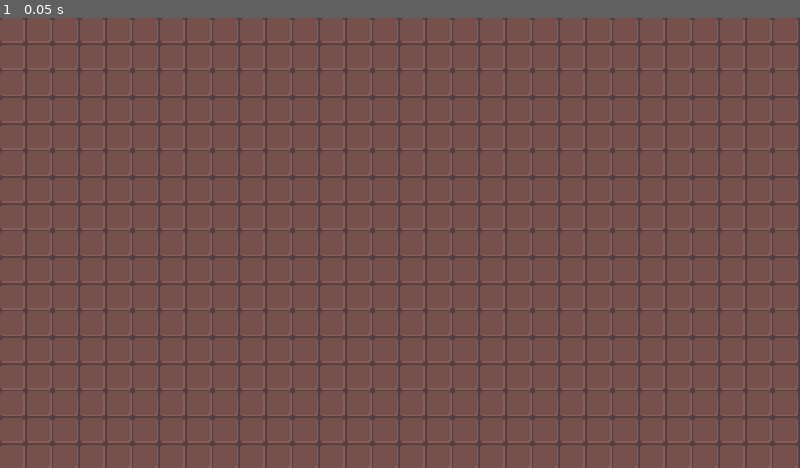
Above: before the commit, frame 1.
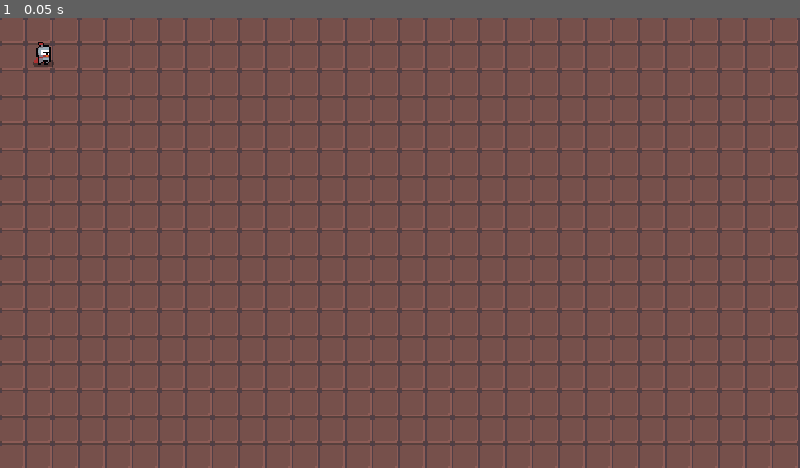
Above: after the commit, the same moment.

Repository: Lonelyguy123/First_game
Game: Godot game, scene res://Game.tscn
Same seed, same stepped clock (60 frames per second), same inputs: the game is played once before the commit and once after it.
Inputs:
- Up to frame 1 (0.05 s): no input

The runs differ from the first frame. In frame 1, 0.1% of the frame differs, in the area x 4-7%, y 5-11%.
Error after the commit: Parse Error: Expected end of statement ("var"), got ':' instead. (res://Characters/FSM.gd:6)

Commit message:
added movement script

Diff:
--- /dev/null
+++ b/Characters/Player/FiniteStateMachine.gd
@@ -0,0 +1,29 @@
+extends FiniteStateMachine
+
+func _init() -> void:
+	_add_state("idle")
+	_add_state("move")
+
+func _ready() -> void:
+	set_state(states.idle)
+
+func _state_logic(_delta: float) -> void:
+	parent.get_input()
+	parent.move()
+
+func _get_transition() -> int:
+	match state:
+		states.idle:
+			if parent.velocity.length() > 10:
+				return states.move
+		states.move:
+			if parent.velocity.length() < 10:
+				return states.idle
+	return -1
+
+func _enter_state(_previous_state: int, new_state: int) -> void:
+	match new_state:
+		states.idle:
+			animation_player.play("idle")
+		states.move:
+			animation_player.play("move")
--- /dev/null
+++ b/Characters/Player/Player.gd
@@ -0,0 +1,20 @@
+extends Character
+
+func _process(_delta: float) -> void:
+	var mouse_direction: Vector2 = ( get_global_mouse_position() - global_position).normalized()
+
+	if mouse_direction.x > 0 and animated_sprite.flip_h:
+		animated_sprite.flip_h = false
+	elif mouse_direction.x < 0 and not animated_sprite.flip_h:
+		animated_sprite.flip_h = true
+
+func get_input() -> void:
+	mov_direction = Vector2.ZERO
+	if Input.is_action_pressed("ui_down"):
+		mov.direction += Vector2.DOWN
+	if Input.is_action_pressed("ui_left"):
+		mov.direction += Vector2.LEFT
+	if Input.is_action_pressed("ui_right"):
+		mov.direction += Vector2.RIGHT
+	if Input.is_action_pressed("ui_up"):
+		mov.direction += Vector2.UP
--- a/Characters/Player/Player.tscn
+++ b/Characters/Player/Player.tscn
@@ -1,8 +1,10 @@
-[gd_scene load_steps=18 format=2]
+[gd_scene load_steps=21 format=2]
 
 [ext_resource path="res://Characters/Character.tscn" type="PackedScene" id=1]
 [ext_resource path="res://Assets/v1.1 dungeon crawler 16X16 pixel pack/v1.1 dungeon crawler 16X16 pixel pack/heroes/knight/knight_run_spritesheet.png" type="Texture" id=2]
 [ext_resource path="res://Assets/v1.1 dungeon crawler 16X16 pixel pack/v1.1 dungeon crawler 16X16 pixel pack/heroes/knight/knight_idle_spritesheet.png" type="Texture" id=3]
+[ext_resource path="res://Characters/Player/Player.gd" type="Script" id=4]
+[ext_resource path="res://Characters/Player/FiniteStateMachine.gd" type="Script" id=5]
 
 [sub_resource type="AtlasTexture" id=1]
 atlas = ExtResource( 3 )
@@ -88,17 +90,52 @@
 tracks/1/imported = false
 tracks/1/enabled = true
 tracks/1/keys = {
+"times": PoolRealArray( 0, 0.1, 0.2, 0.3, 0.4, 0.5 ),
+"transitions": PoolRealArray( 1, 1, 1, 1, 1, 1 ),
+"update": 1,
+"values": [ 0, 1, 2, 3, 4, 5 ]
+}
+
+[sub_resource type="Animation" id=15]
+resource_name = "move"
+length = 0.6
+loop = true
+tracks/0/type = "value"
+tracks/0/path = NodePath("AnimatedSprite:animation")
+tracks/0/interp = 1
+tracks/0/loop_wrap = true
+tracks/0/imported = false
+tracks/0/enabled = true
+tracks/0/keys = {
 "times": PoolRealArray( 0 ),
 "transitions": PoolRealArray( 1 ),
 "update": 1,
-"values": [ 0 ]
+"values": [ "move" ]
+}
+tracks/1/type = "value"
+tracks/1/path = NodePath("AnimatedSprite:frame")
+tracks/1/interp = 1
+tracks/1/loop_wrap = true
+tracks/1/imported = false
+tracks/1/enabled = true
+tracks/1/keys = {
+"times": PoolRealArray( 0, 0.1, 0.2, 0.3, 0.4, 0.5 ),
+"transitions": PoolRealArray( 1, 1, 1, 1, 1, 1 ),
+"update": 1,
+"values": [ 0, 1, 2, 3, 4, 5 ]
 }
 
 [node name="Player" instance=ExtResource( 1 )]
+script = ExtResource( 4 )
 
 [node name="AnimatedSprite" parent="." index="0"]
 frames = SubResource( 13 )
 animation = "idle"
+frame = 1
 
 [node name="AnimationPlayer" parent="." index="2"]
 anims/idle = SubResource( 14 )
+anims/move = SubResource( 15 )
+
+[node name="FiniteStateMachine" parent="." index="3"]
+script = ExtResource( 5 )
--- a/Game.tscn
+++ b/Game.tscn
@@ -1,6 +1,7 @@
-[gd_scene load_steps=3 format=2]
+[gd_scene load_steps=4 format=2]
 
 [ext_resource path="res://Assets/v1.1 dungeon crawler 16X16 pixel pack/v1.1 dungeon crawler 16X16 pixel pack/full tilemap.png" type="Texture" id=1]
+[ext_resource path="res://Characters/Player/Player.tscn" type="PackedScene" id=2]
 
 [sub_resource type="TileSet" id=1]
 0/name = "full tilemap.png 0"
@@ -25,3 +26,6 @@
 cell_size = Vector2( 16, 16 )
 format = 1
 tile_data = PoolIntArray( 0, 0, 0, 1, 0, 0, 2, 0, 0, 3, 0, 0, 4, 0, 0, 5, 0, 0, 6, 0, 0, 7, 0, 0, 8, 0, 0, 9, 0, 0, 10, …(28748 unchanged characters)…
+
+[node name="Player" parent="." instance=ExtResource( 2 )]
+position = Vector2( 25.692, 21.1893 )
--- a/project.godot
+++ b/project.godot
@@ -36,6 +36,7 @@
 window/size/height=270
 window/size/test_width=1280
 window/size/test_height=720
+window/dpi/allow_hidpi=true
 window/stretch/mode="2d"
 window/stretch/aspect="keep"
 
Not shown, added: Assets/Tiny RPG Character Asset Pack v1.03b -Free Soldier&Orc/Tiny RPG Character Asset Pack v1.03 -Free Soldier&Orc/Characters(100x100)/Soldier/Soldier(Split Effects)/Soldier-Attack01_Effect.png.impo…
Not shown, added: Assets/Tiny RPG Character Asset Pack v1.03b -Free Soldier&Orc/Tiny RPG Character Asset Pack v1.03 -Free Soldier&Orc/Characters(100x100)/Soldier/Soldier(Split Effects)/Soldier-Attack02_Effect.png.impo…
Not shown, added: Assets/Tiny RPG Character Asset Pack v1.03b -Free Soldier&Orc/Tiny RPG Character Asset Pack v1.03 -Free Soldier&Orc/Characters(100x100)/Soldier/Soldier(Split Effects)/Soldier-Attack03_Effect.png.impo…
